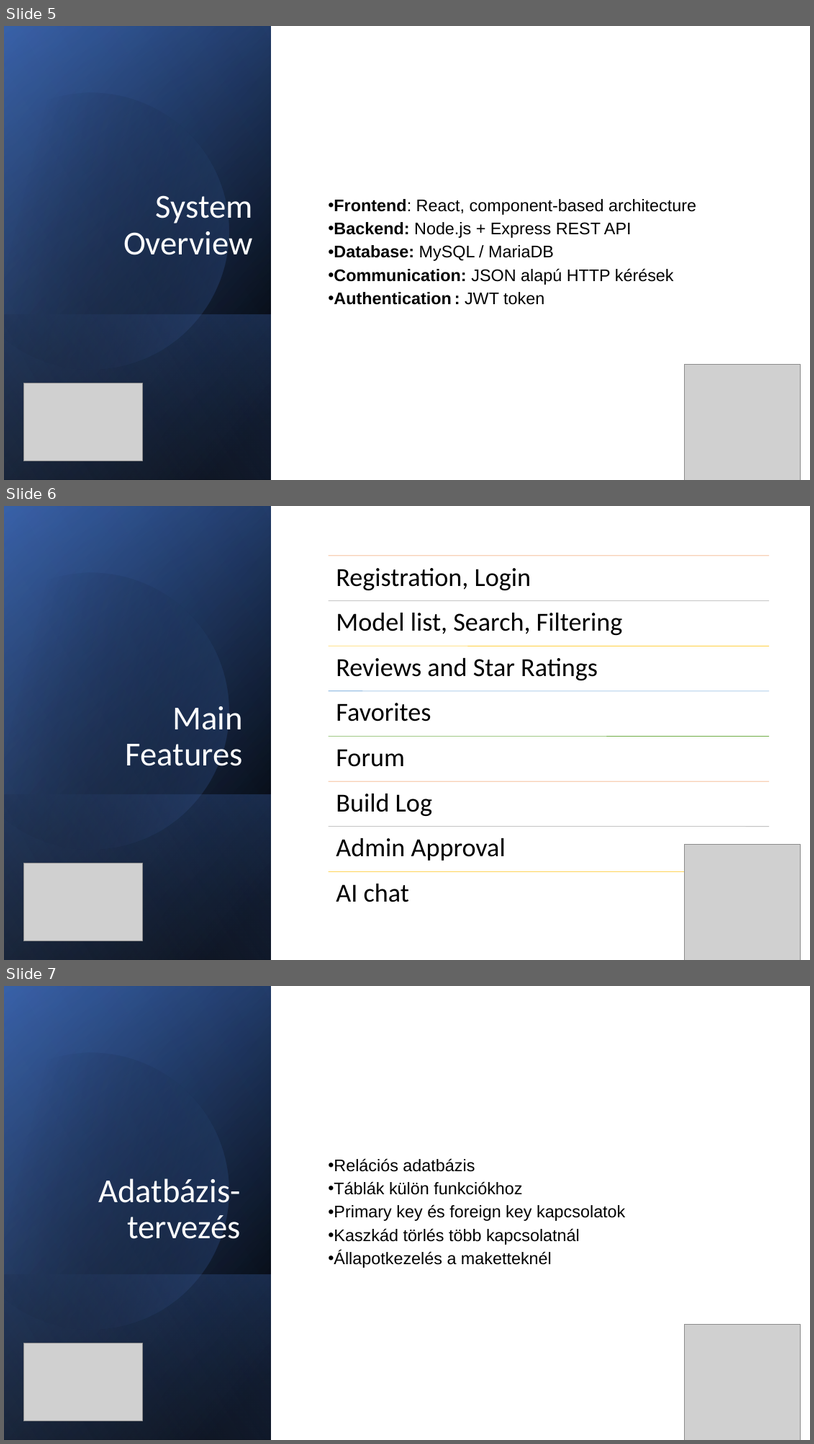
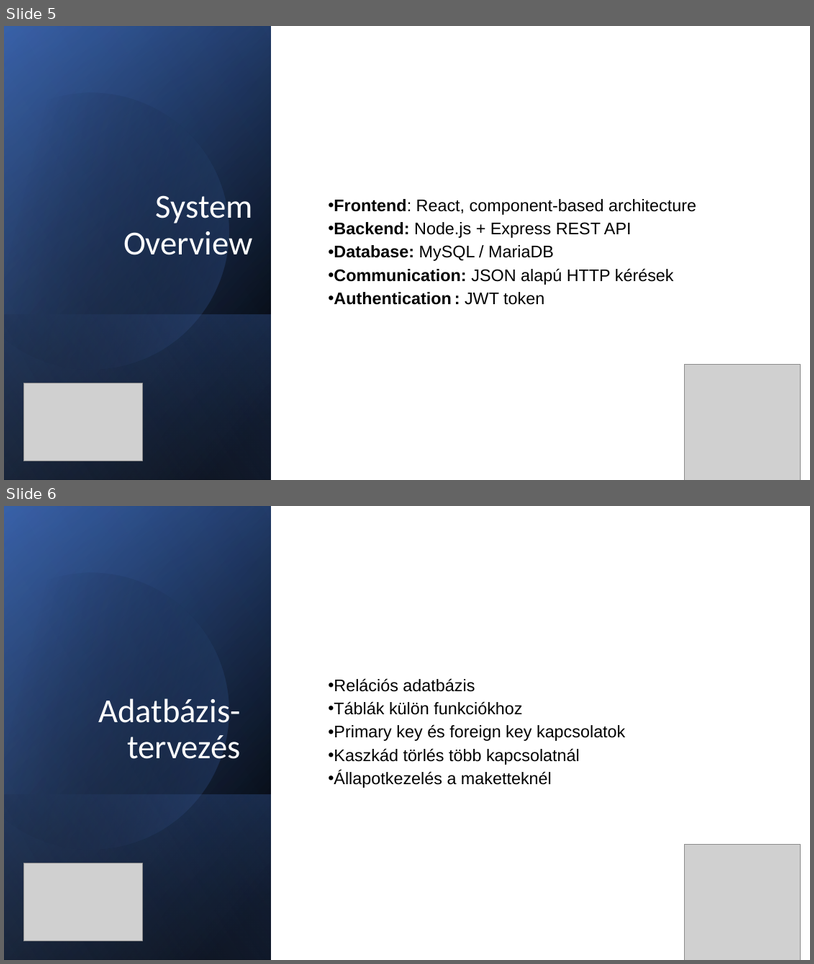
Before and after one commit to ClausPatrik/Makettoldal, a slide deck: MakettMester.pptx. Shown one above the other, each under a label of ours: slides 5, 6 and 7 before the commit, slides 5 and 6 after it. The pictures are 814x1444 and 814x964 pixels, drawn with LibreOffice and Linux fonts; fonts in the diff are those of the drawing; grey boxes stand for pictures. Boxes give left, top, right and bottom in pixels: in the first picture for what was removed or moved away, otherwise in the second. Text is boxed around its words. In the diff, an @@ line names an element or a change of style, - is before the commit and + after.

```diff
--- a/MakettMester.pptx
+++ b/MakettMester.pptx
@@ slide 6 removed at [4, 506, 810, 960], background #FFFFFF @@
@@ rectangle removed at [4, 506, 271, 960] @@
@@ rectangle removed at [4, 507, 271, 960] @@
@@ rectangle removed at [4, 506, 271, 960] @@
@@ freeform shape removed at [4, 540, 262, 877] @@
@@ title removed at [126, 706, 243, 766] @@
-Main Features
@@ rectangle removed at [4, 794, 271, 960] @@
@@ picture removed at [684, 844, 800, 960] @@
@@ picture removed at [23, 863, 142, 941] @@
@@ group removed at [328, 556, 770, 902]: 8 lines, 8 texts @@
-Registration, Login
-Model list, Search, Filtering
-Reviews and Star Ratings
-Favorites
-Forum
-Build Log
-Admin Approval
-AI chat
@@ what was slide 7 is now slide 6 @@
```
Also in this commit, not shown: 1 slide changed, 3 other slides removed, 1 other file.
